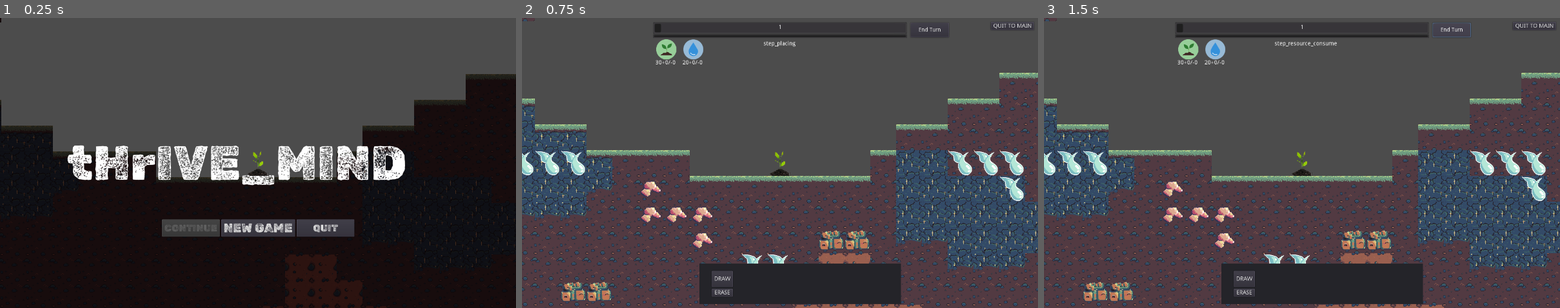
Above: before the commit, frames 1-3 (left to right).
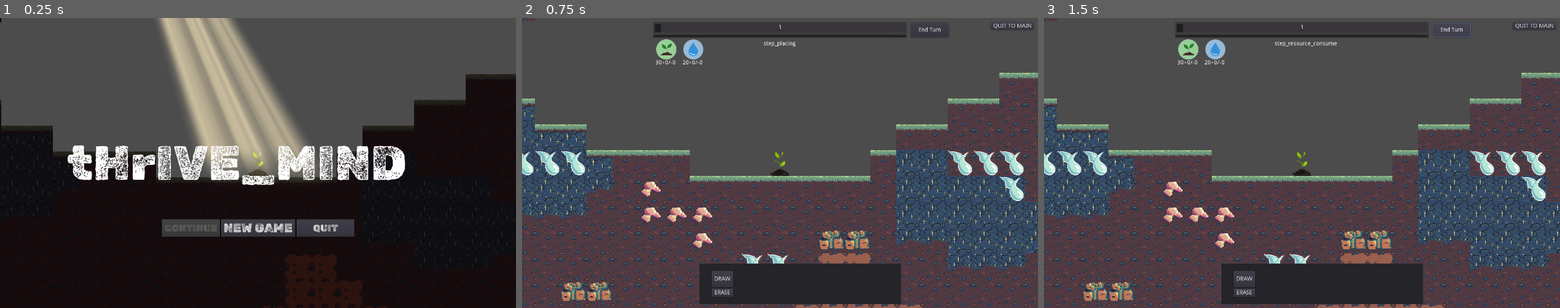
Above: after the commit, the same moments.

Repository: Gouellie/Roots
Game: Godot game, scene res://src/screens/main_menu.tscn
Same seed, same stepped clock (60 frames per second), same inputs: the game is played once before the commit and once after it.
Inputs:
- Up to frame 1 (0.25 s): no input
- Up to frame 2 (0.75 s): click "NEW GAME" at 0.5 s
- Up to frame 3 (1.5 s): click "End Turn" at 1.25 s

The runs differ from the first frame. In frame 1, 9.2% of the frame differs, in the area x 30-61%, y 0-55%; in frame 2, nothing differs; in frame 3, nothing differs.

Commit message:
Update main_menu.tscn
Added god ray to main screen because why not? XD

Diff:
--- a/src/screens/main_menu.tscn
+++ b/src/screens/main_menu.tscn
@@ -13,6 +13,131 @@
 [sub_resource type="DynamicFont" id=2]
 size = 120
 font_data = ExtResource( 4 )
+
+[sub_resource type="Shader" id=3]
+code = "/*
+Shader from Godot Shaders - the free shader library.
+godotshaders.com/shader/god-rays
+
+Feel free to use, improve and change this shader according to your needs
+and consider sharing the modified result on godotshaders.com.
+*/
+
+shader_type canvas_item;
+
+uniform float angle = -0.3;
+uniform float position = -0.2;
+uniform float spread : hint_range(0.0, 1.0) = 0.5;
+uniform float cutoff : hint_range(-1.0, 1.0) = 0.1;
+uniform float falloff : hint_range(0.0, 1.0) = 0.2;
+uniform float edge_fade : hint_range(0.0, 1.0) = 0.15;
+
+uniform float speed = 1.0;
+uniform float ray1_density = 8.0;
+uniform float ray2_density = 30.0;
+uniform float ray2_intensity : hint_range(0.0, 1.0) = 0.3;
+
+uniform vec4 color : hint_color = vec4(1.0, 0.9, 0.65, 0.8);
+
+uniform bool hdr = false;
+uniform float seed = 5.0;
+
+// Random and noise functions from Book of Shader's chapter on Noise.
+float random(vec2 _uv) {
+    return fract(sin(dot(_uv.xy,
+                         vec2(12.9898, 78.233))) *
+        43758.5453123);
+}
+
+float noise (in vec2 uv) {
+    vec2 i = floor(uv);
+    vec2 f = fract(uv);
+
+    // Four corners in 2D of a tile
+    float a = random(i);
+    float b = random(i + vec2(1.0, 0.0));
+    float c = random(i + vec2(0.0, 1.0));
+    float d = random(i + vec2(1.0, 1.0));
+
+
+    // Smooth Interpolation
+
+    // Cubic Hermine Curve. Same as SmoothStep()
+    vec2 u = f * f * (3.0-2.0 * f);
+
+    // Mix 4 coorners percentages
+    return mix(a, b, u.x) +
+            (c - a)* u.y * (1.0 - u.x) +
+            (d - b) * u.x * u.y;
+}
+
+mat2 rotate(float _angle){
+    return mat2(vec2(cos(_angle), -sin(_angle)),
+                vec2(sin(_angle), cos(_angle)));
+}
+
+vec4 screen(vec4 base, vec4 blend){
+	return 1.0 - (1.0 - base) * (1.0 - blend);
+}
+
+void fragment()
+{
+
+	// Rotate, skew and move the UVs
+	vec2 transformed_uv = ( rotate(angle) * (UV - position) )  / ( (UV.y + spread) - (UV.y * spread) );
+
+	// Animate the ray according the the new transformed UVs
+	vec2 ray1 = vec2(transformed_uv.x * ray1_density + sin(TIME * 0.1 * speed) * (ray1_density * 0.2) + seed, 1.0);
+	vec2 ray2 = vec2(transformed_uv.x * ray2_density + sin(TIME * 0.2 * speed) * (ray1_density * 0.2) + seed, 1.0);
+
+	// Cut off the ray's edges
+	float cut = step(cutoff, transformed_uv.x) * step(cutoff, 1.0 - transformed_uv.x);
+	ray1 *= cut;
+	ray2 *= cut;
+
+	// Apply the noise pattern (i.e. create the rays)
+	float rays;
+
+	if (hdr){
+		// This is not really HDR, but check this to not clamp the two merged rays making
+		// their values go over 1.0. Can make for some nice effect
+		rays = noise(ray1) + (noise(ray2) * ray2_intensity);
+	}
+	else{
+		 rays = clamp(noise(ray1) + (noise(ray2) * ray2_intensity), 0., 1.);
+	}
+
+	// Fade out edges
+	rays *= smoothstep(0.0, falloff, (1.0 - UV.y)); // Bottom
+	rays *= smoothstep(0.0 + cutoff, edge_fade + cutoff, transformed_uv.x); // Left
+	rays *= smoothstep(0.0 + cutoff, edge_fade + cutoff, 1.0 - transformed_uv.x); // Right
+
+	// Color to the rays
+	vec3 shine = vec3(rays) * color.rgb;
+
+	// Try different blending modes for a nicer effect. \"Screen\" is included in the code,
+	// but take a look at https://godotshaders.com/snippet/blending-modes/ for more.
+	// With \"Screen\" blend mode:
+	shine = screen(texture(SCREEN_TEXTURE, SCREEN_UV), vec4(color)).rgb;
+
+	COLOR = vec4(shine, rays * color.a);
+}"
+
+[sub_resource type="ShaderMaterial" id=4]
+shader = SubResource( 3 )
+shader_param/angle = -0.3
+shader_param/position = -0.2
+shader_param/spread = 0.5
+shader_param/cutoff = 0.1
+shader_param/falloff = 0.2
+shader_param/edge_fade = 0.15
+shader_param/speed = 1.0
+shader_param/ray1_density = 8.0
+shader_param/ray2_density = 30.0
+shader_param/ray2_intensity = 0.3
+shader_param/color = Color( 1, 0.9, 0.65, 0.8 )
+shader_param/hdr = false
+shader_param/seed = 5.0
 
 [node name="MainMenu" type="CanvasLayer"]
 script = ExtResource( 2 )
@@ -80,5 +205,16 @@
 rect_pivot_offset = Vector2( 32, 32 )
 texture = ExtResource( 1 )
 
+[node name="ColorRect" type="ColorRect" parent="."]
+material = SubResource( 4 )
+anchor_left = 0.5
+anchor_top = 0.5
+anchor_right = 0.5
+anchor_bottom = 0.5
+margin_left = -264.0
+margin_top = -480.0
+margin_right = 160.0
+margin_bottom = 64.0
+
 [connection signal="pressed" from="HBoxContainer/Button_NewGame" to="." method="_on_Button_NewGame_pressed"]
 [connection signal="pressed" from="HBoxContainer/Button_Quit" to="." method="_on_Button_Quit_pressed"]
Not shown: 1 places in src/screens/main_menu.tscn that only renumber resources
